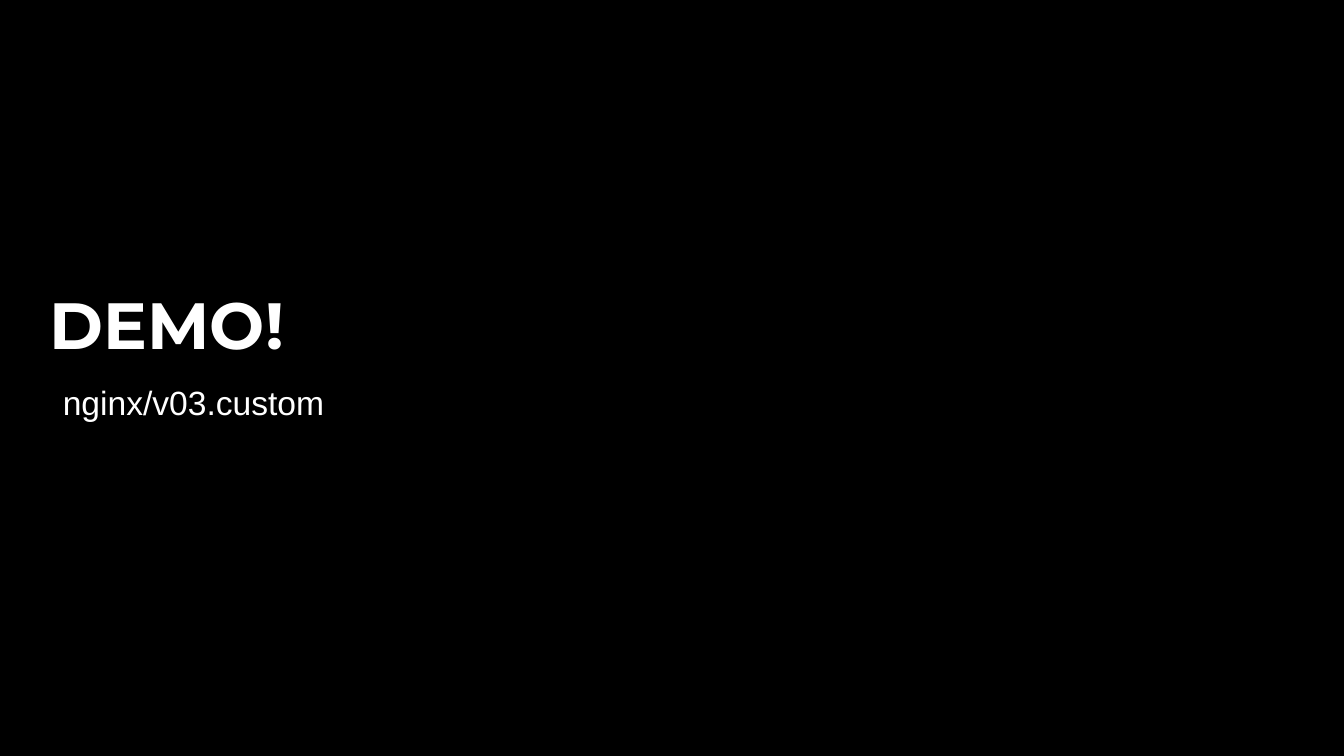
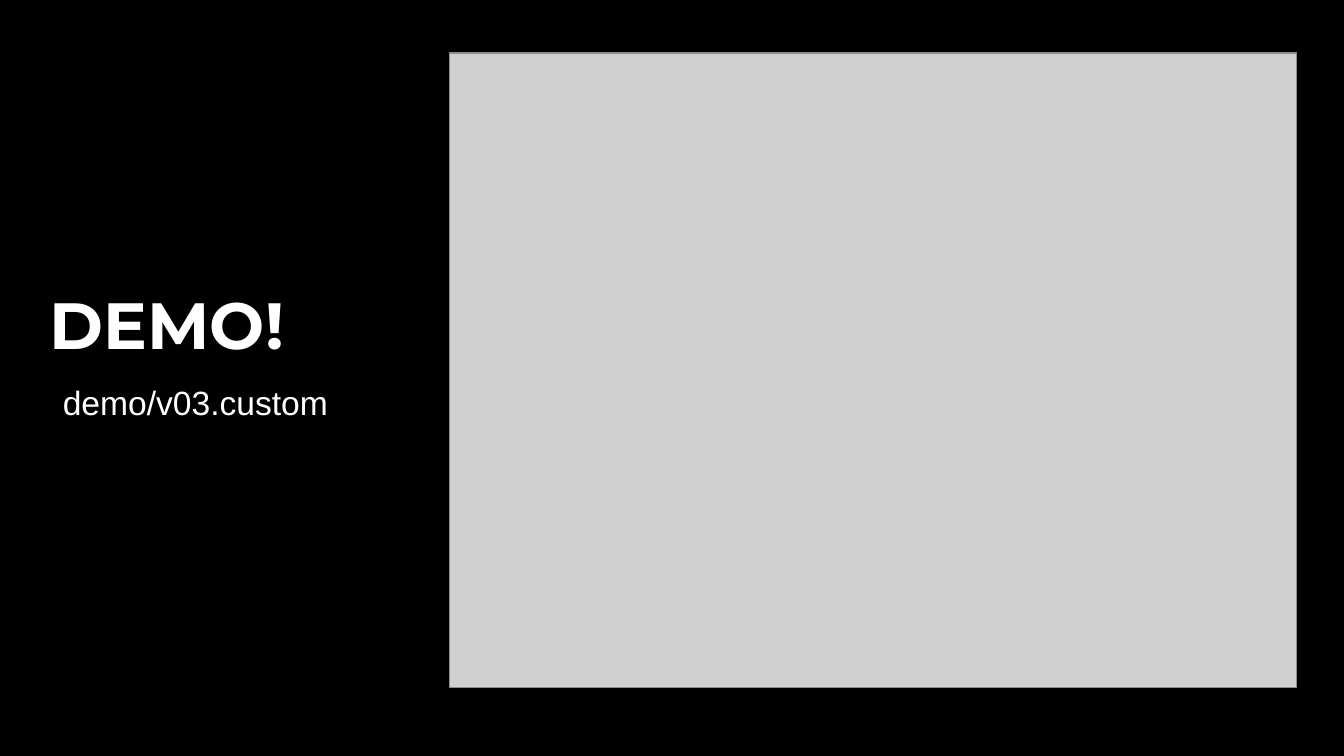
Before and after one commit to dvarrui/charlas, a slide deck: slide 37 of teuton/rubysur.2608/20260819-teuton-rubysur.odp (slide 32 before the commit). Drawn at 1344x756 pixels with LibreOffice and Linux fonts; fonts in the diff are those of the drawing; grey boxes stand for pictures. Boxes give left, top, right and bottom in pixels: in the first picture for what was removed or moved away, otherwise in the second. Text is boxed around its words. In the diff, an @@ line names an element or a change of style, - is before the commit and + after.

```diff
--- a/teuton/rubysur.2608/20260819-teuton-rubysur.odp
+++ b/teuton/rubysur.2608/20260819-teuton-rubysur.odp
@@ picture added at box(450, 52, 1297, 687) @@
@@ text at box(63, 390, 328, 416): text changed @@
-nginx/v03.custom
+demo/v03.custom
```
Also in this commit, not shown: 10 other slides changed, 6 slides added, 2 slides removed, 17 other files.
